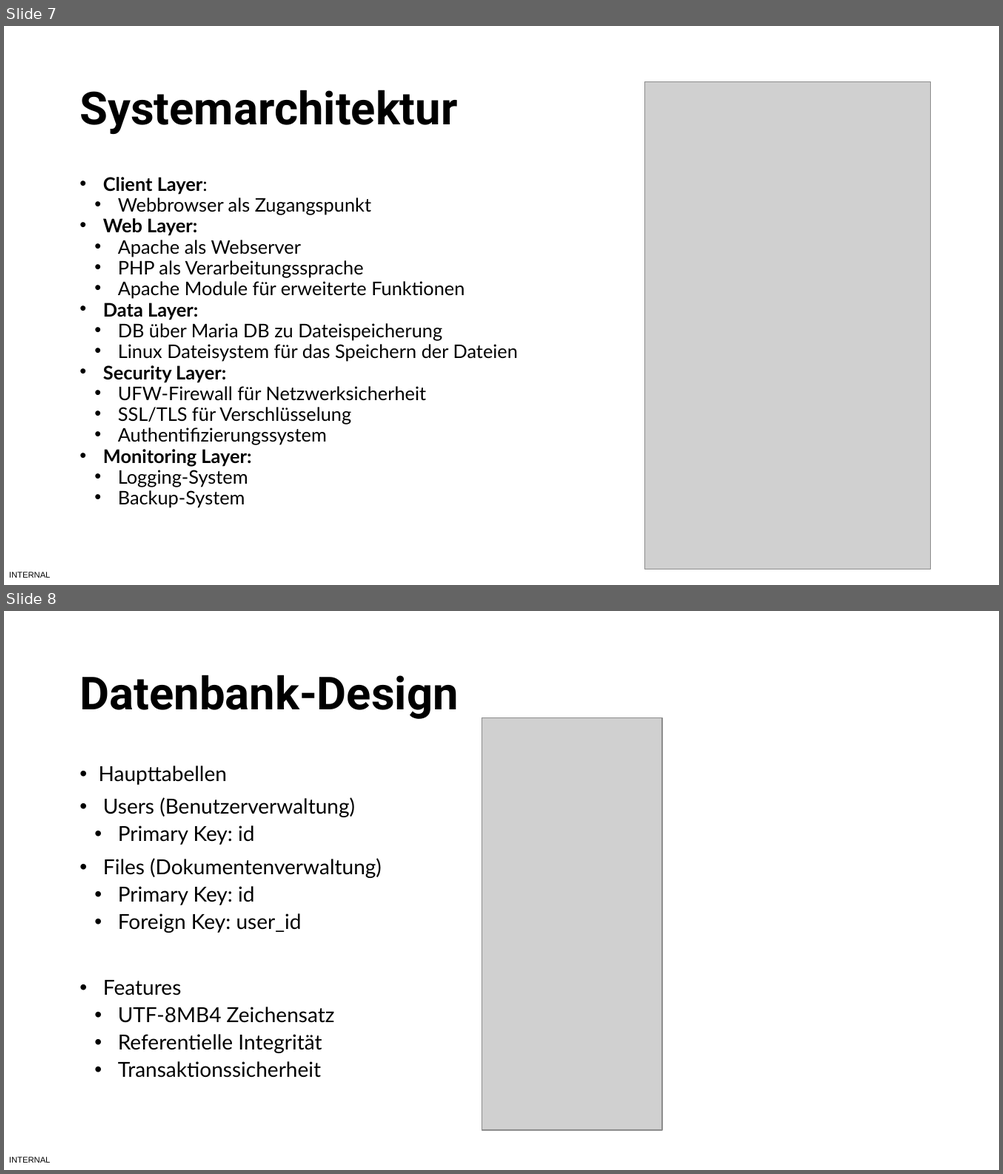
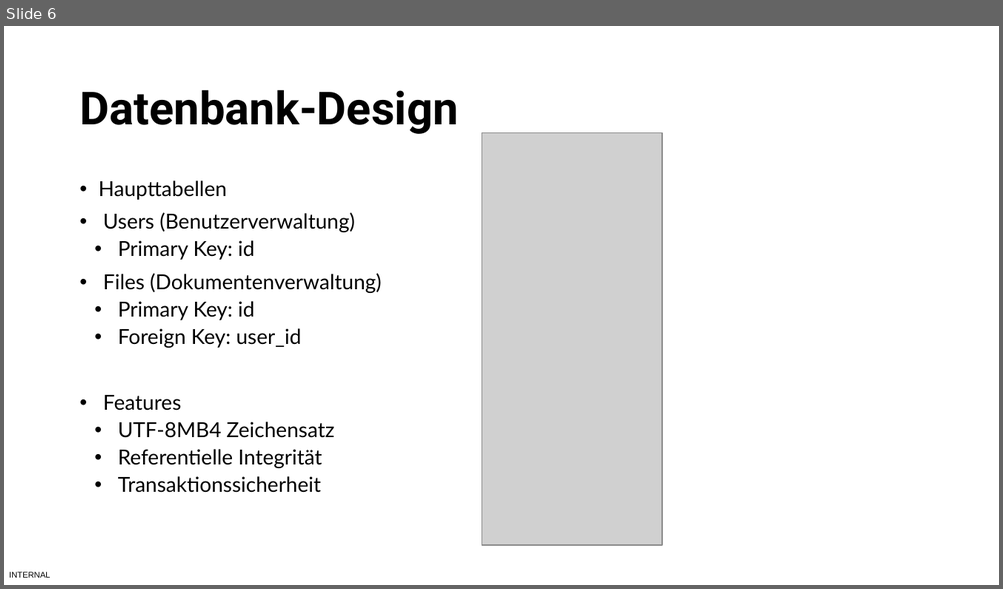
Before and after one commit to BBS2EMDBSEF/Gruppe-C, a slide deck: Dokumentation/Lernfeld 12 Projekt.pptx. Shown one above the other, each under a label of ours: slides 7 and 8 before the commit, slide 6 after it. The pictures are 1003x1174 and 1003x589 pixels, drawn with LibreOffice and Linux fonts; fonts in the diff are those of the drawing; grey boxes stand for pictures. Boxes give left, top, right and bottom in pixels: in the first picture for what was removed or moved away, otherwise in the second. Text is boxed around its words. In the diff, an @@ line names an element or a change of style, - is before the commit and + after.

```diff
--- a/Dokumentation/Lernfeld 12 Projekt.pptx
+++ b/Dokumentation/Lernfeld 12 Projekt.pptx
@@ slide 7 removed at (x1=4, y1=26, x2=999, y2=585), background #FFFFFF; not listed: 1 template element that a slide beside it also shows @@
@@ title removed at (x1=79, y1=90, x2=457, y2=134) @@
-Systemarchitektur
@@ picture removed at (x1=645, y1=82, x2=930, y2=570) @@
@@ text removed at (x1=103, y1=177, x2=518, y2=508) @@
-• Client Layer:
-    • Webbrowser als Zugangspunkt
-  • Web Layer:
-    • Apache als Webserver
-    • PHP als Verarbeitungssprache
-    • Apache Module für erweiterte Funktionen
-  • Data Layer:
-    • DB über Maria DB zu Dateispeicherung
-    • Linux Dateisystem für das Speichern der Dateien
-  • Security Layer:
-    • UFW-Firewall für Netzwerksicherheit
-    • SSL/TLS für Verschlüsselung
-    • Authentifizierungssystem
-  • Monitoring Layer:
-    • Logging-System
-    • Backup-System
@@ what was slide 8 is now slide 6 @@
```
Also in this commit, not shown: 1 other slide removed.
